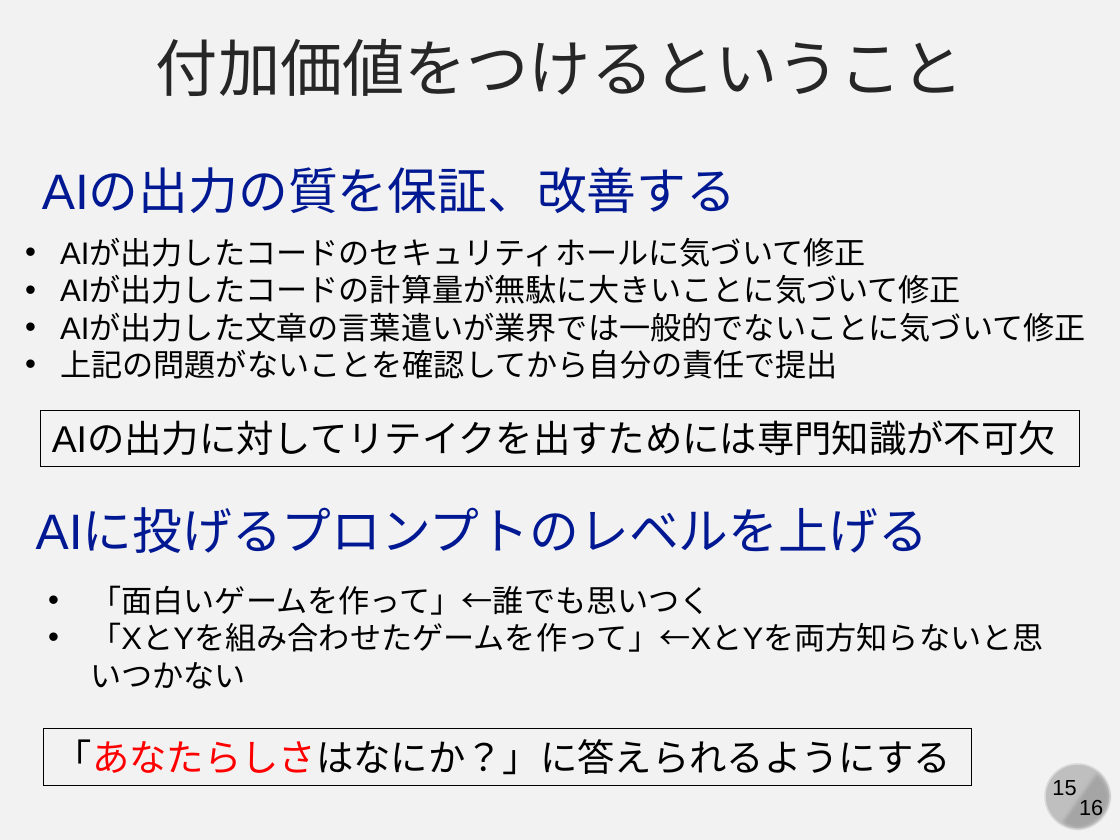
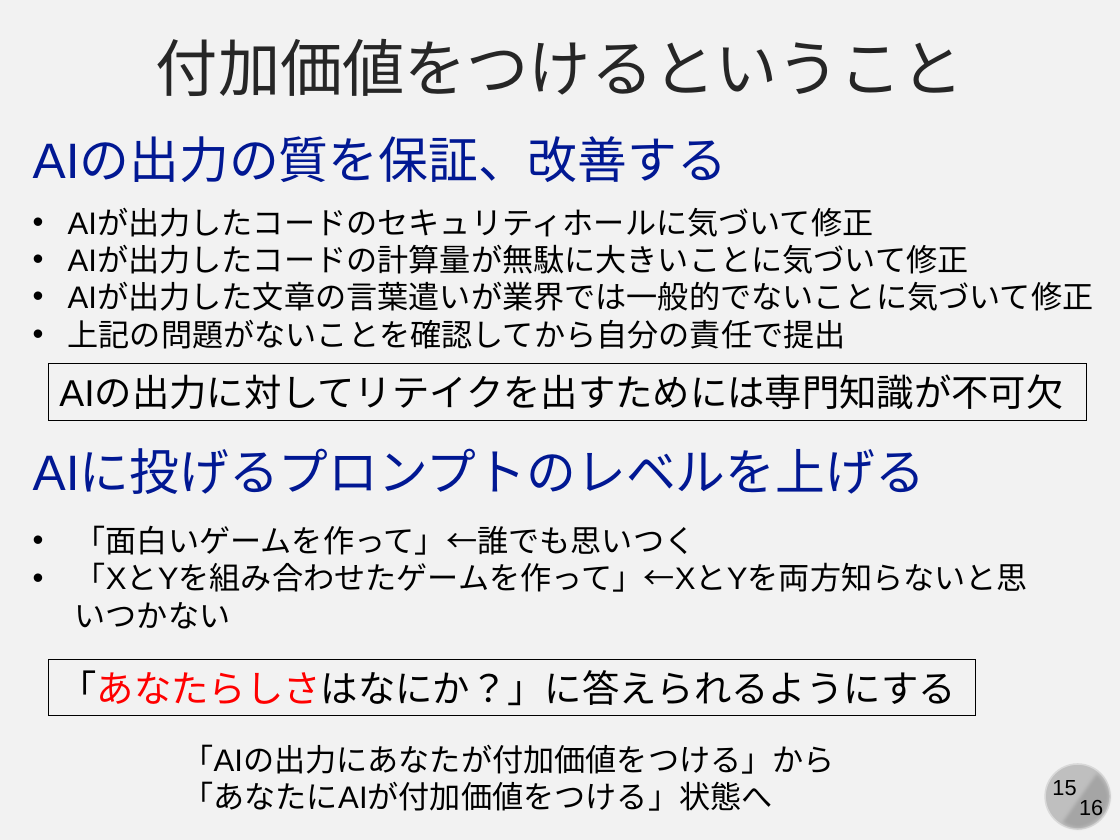
Before and after one commit to kaityo256/lab_startup, a slide deck: slide 15 of generative_ai/generative_ai_and_us.pptx. Drawn at 1120x840 pixels with LibreOffice and Linux fonts; fonts in the diff are those of the drawing. Boxes give left, top, right and bottom in pixels: in the first picture for what was removed or moved away, otherwise in the second. Text is boxed around its words. In the diff, an @@ line names an element or a change of style, - is before the commit and + after.

```diff
--- a/generative_ai/generative_ai_and_us.pptx
+++ b/generative_ai/generative_ai_and_us.pptx
@@ text "AIの出力の質を保証、改善する": place and size @@
-text "AIの出力の質を保証、改善する" at [42,169,736,213]
+text "AIの出力の質を保証、改善する" at [33,138,727,182]
@@ text "AIが出力したコードのセキュリティホールに気づいて修正": place and size @@
-text "AIが出力したコードのセキュリティホールに気づいて修正" at [60,239,1086,379]
+text "AIが出力したコードのセキュリティホールに気づいて修正" at [68,209,1094,349]
@@ rectangle "AIの出力に対してリテイクを出すためには専門知識が不可欠": place and size @@
-rectangle "AIの出力に対してリテイクを出すためには専門知識が不可欠" at [40,410,1079,466]
+rectangle "AIの出力に対してリテイクを出すためには専門知識が不可欠" at [48,364,1086,420]
@@ text "AIに投げるプロンプトのレベルを上げる": place and size @@
-text "AIに投げるプロンプトのレベルを上げる" at [36,510,928,553]
+text "AIに投げるプロンプトのレベルを上げる" at [33,451,925,494]
@@ text "「面白いゲームを作って」←誰でも思いつく": place and size @@
-text "「面白いゲームを作って」←誰でも思いつく" at [90,585,1043,652]
+text "「面白いゲームを作って」←誰でも思いつく" at [75,525,1028,592]
@@ rectangle "「あなたらしさはなにか？」に答えられるようにする": place and size @@
-rectangle "「あなたらしさはなにか？」に答えられるようにする" at [44,729,971,785]
+rectangle "「あなたらしさはなにか？」に答えられるようにする" at [48,660,976,716]
@@ text added at [182,744,835,811], 20 pt, text #000000 @@
+「AIの出力にあなたが付加価値をつける」から
+「あなたにAIが付加価値をつける」状態へ
```
Also in this commit, not shown: 1 other slide changed.
